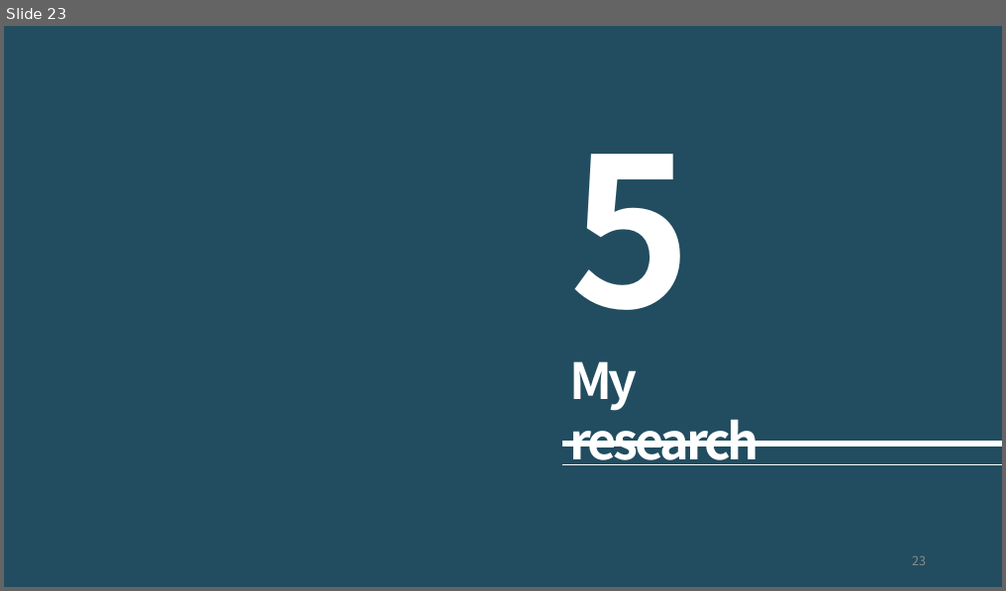
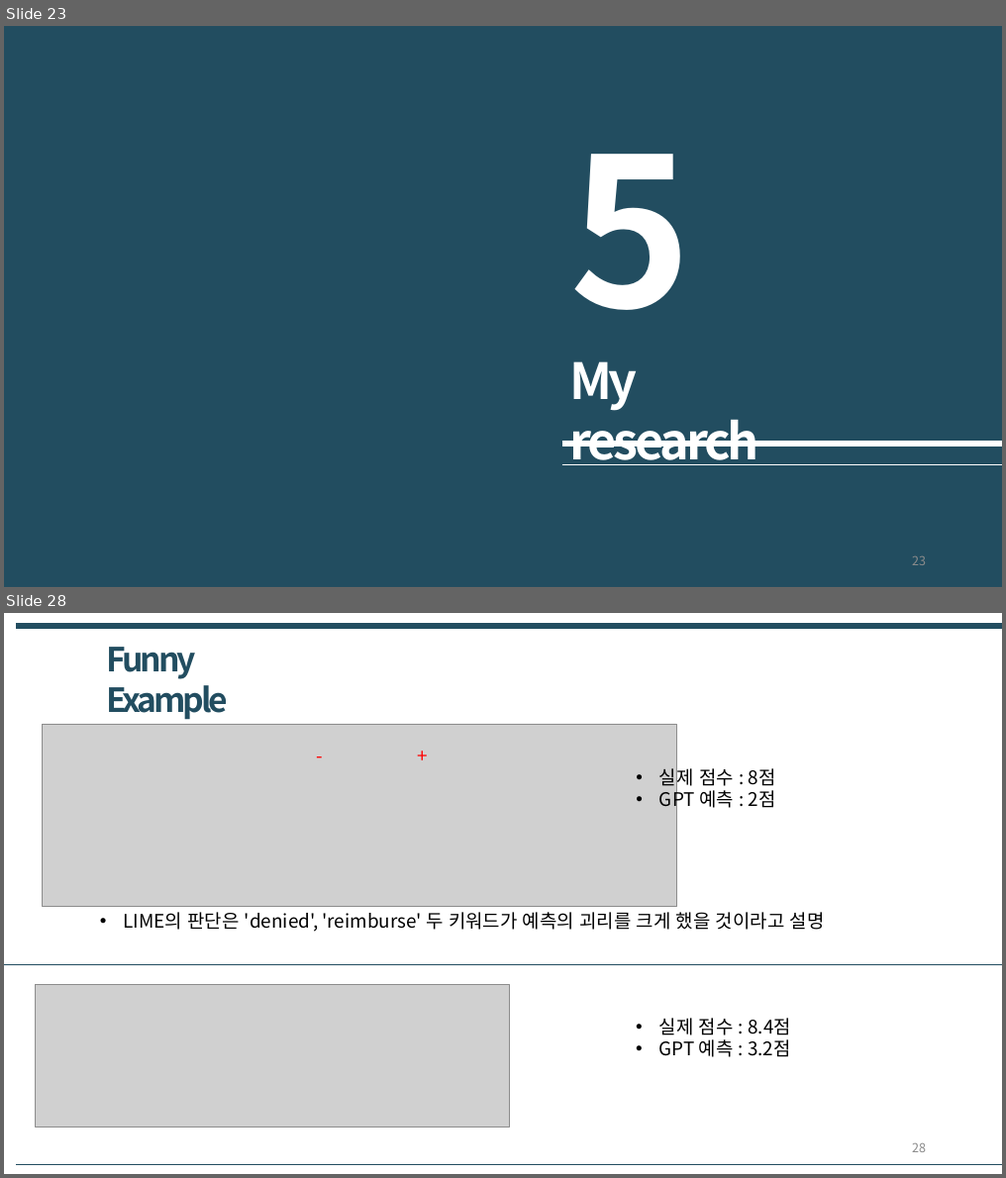
Before and after one commit to mosePark/TIL, a slide deck: lab-seminar/LIME/4월 9일 랩세미나 발표 자료.pptx. Shown one above the other, each under a label of ours: slide 23 before the commit, slides 23 and 28 after it; the slides between them are not shown. The pictures are 1006x591 and 1006x1178 pixels, drawn with LibreOffice and Linux fonts; fonts in the diff are those of the drawing; grey boxes stand for pictures. Boxes give left, top, right and bottom in pixels: in the first picture for what was removed or moved away, otherwise in the second. Text is boxed around its words. In the diff, an @@ line names an element or a change of style, - is before the commit and + after.

```diff
--- a/lab-seminar/LIME/4월 9일 랩세미나 발표 자료.pptx
+++ b/lab-seminar/LIME/4월 9일 랩세미나 발표 자료.pptx
@@ slide 28 added at [4, 613, 1002, 1174], background #FFFFFF @@
@@ line added from (16, 627) to (1002, 627), #224D60 6 pt @@
@@ text added at [107, 647, 229, 720], 32 pt, text #224D60, bold @@
+Funny Example
@@ picture added at [43, 724, 676, 906] @@
@@ text added at [309, 741, 331, 770], 18 pt, text #FF0000 @@
+-
@@ text added at [411, 741, 439, 770], 18 pt, text #FF0000 @@
++
@@ text added at [659, 764, 776, 812], 18 pt, text #000000 @@
+• 실제 점수 : 8점
+• GPT 예측 : 2점
@@ text added at [124, 912, 825, 932], 18 pt, text #000000 @@
+• LIME의 판단은 'denied', 'reimburse' 두 키워드가 예측의 괴리를 크게 했을 것이라고 설명
@@ line added from (4, 964) to (1002, 964), #224D60 0.5 pt @@
@@ picture added at [36, 984, 509, 1128] @@
@@ text added at [659, 1018, 791, 1058], 18 pt, text #000000 @@
+• 실제 점수 : 8.4점
+• GPT 예측 : 3.2점
@@ page number added at [912, 1144, 926, 1153], 12 pt, text #8C8C8C @@
+28
@@ line added from (16, 1164) to (1002, 1164), #224D60 0.25 pt @@
```
Also in this commit, not shown: 1 slide changed, 5 other slides added, 1 slide removed, 1 other file.
